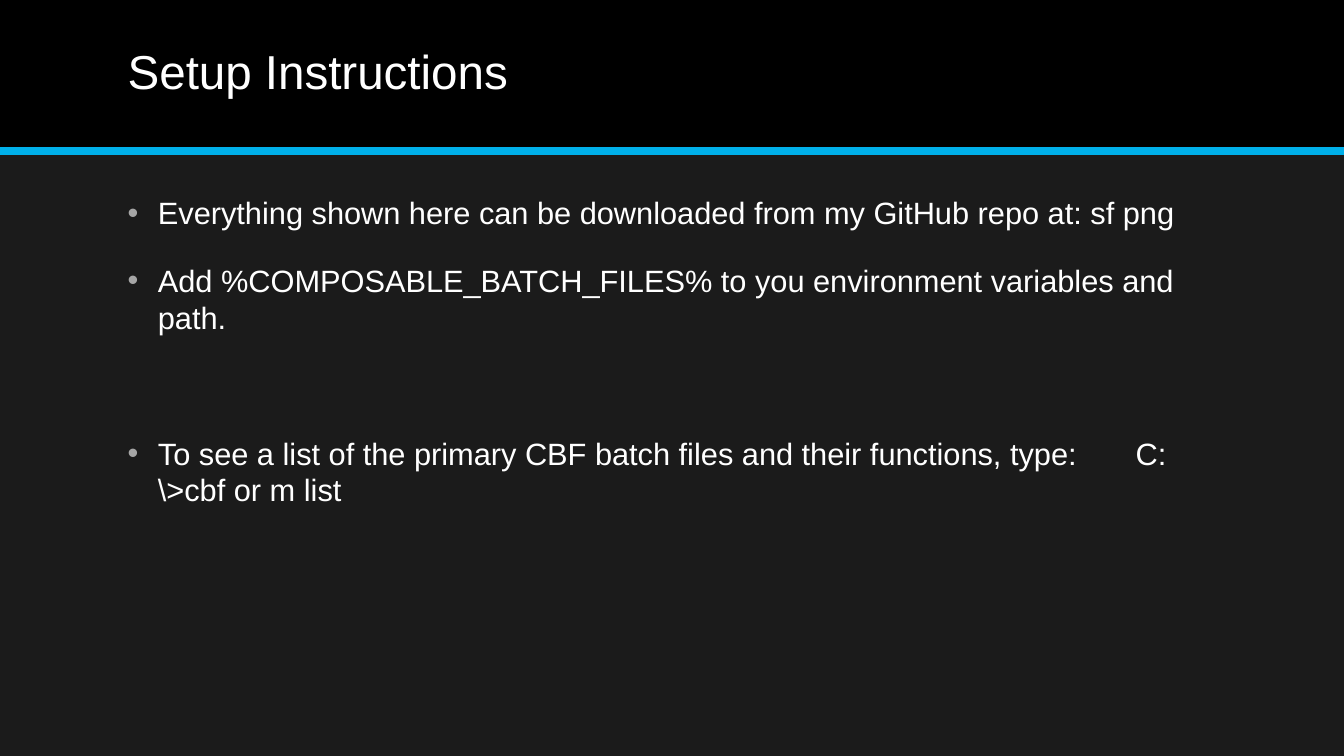
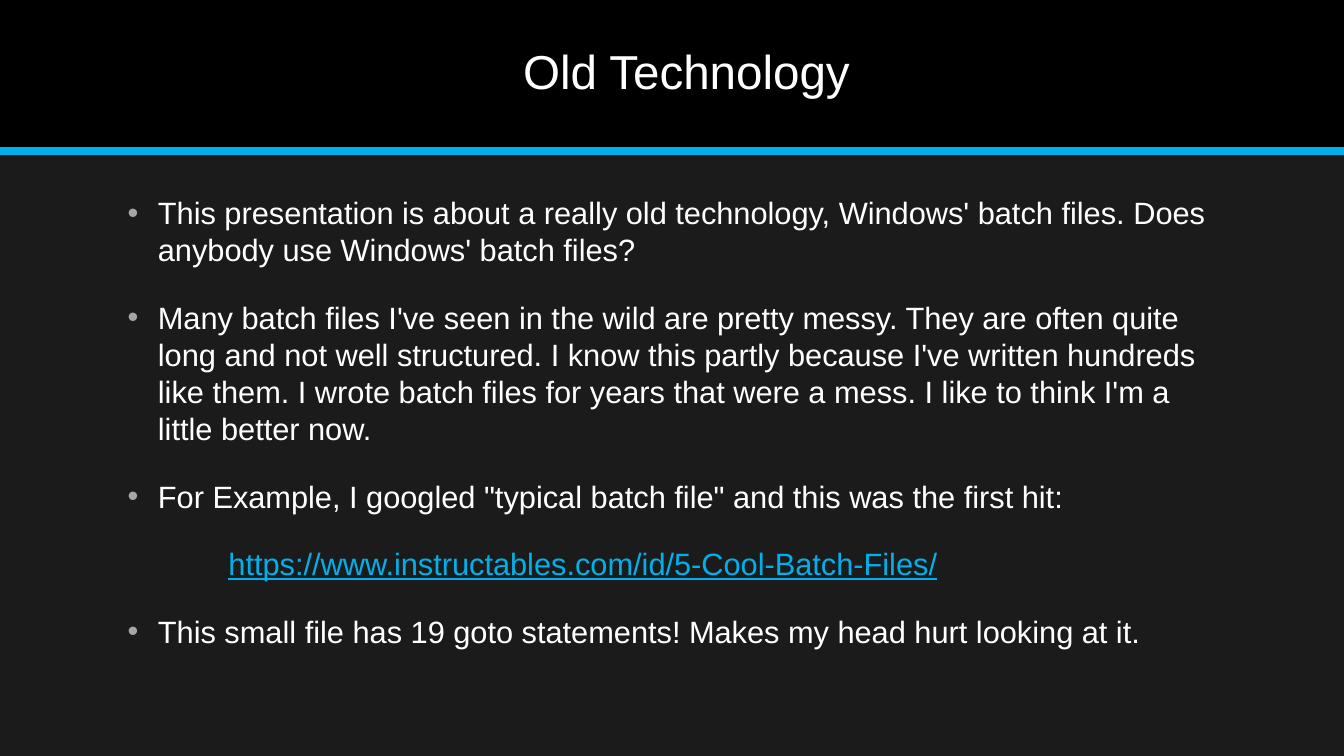
Before and after one commit to jonathan-r-jones/Composable-Batch-Files, a slide deck: slide 2 of Composable Batch File Helper.pptx. Drawn at 1344x756 pixels with LibreOffice and Linux fonts; fonts in the diff are those of the drawing. Boxes give left, top, right and bottom in pixels: in the first picture for what was removed or moved away, otherwise in the second. Text is boxed around its words. In the diff, an @@ line names an element or a change of style, - is before the commit and + after.

```diff
--- a/Composable Batch File Helper.pptx
+++ b/Composable Batch File Helper.pptx
@@ title at bbox=[523, 54, 849, 99]: text changed @@
-Setup Instructions
+Old Technology
@@ text at bbox=[158, 201, 1205, 649]: text changed @@
-• Everything shown here can be downloaded from my GitHub repo at: sf png
-• Add %COMPOSABLE_BATCH_FILES% to you environment variables and path.
-• To see a list of the primary CBF batch files and their functions, type: C:\>cbf or m list
+• This presentation is about a really old technology, Windows' batch files. Does anybody use Windows' batch files?
+• Many batch files I've seen in the wild are pretty messy. They are often quite long and not well structured. I know this partly because I've written hundreds like them. I wrote batch files for years that were a mess. I like to think I'm a little better now.
+• For Example, I googled "typical batch file" and this was the first hit:
+https://www.instructables.com/id/5-Cool-Batch-Files/
+• This small file has 19 goto statements! Makes my head hurt looking at it.
```
Also in this commit, not shown: 2 slides added, 2 slides removed, 4 other files.
